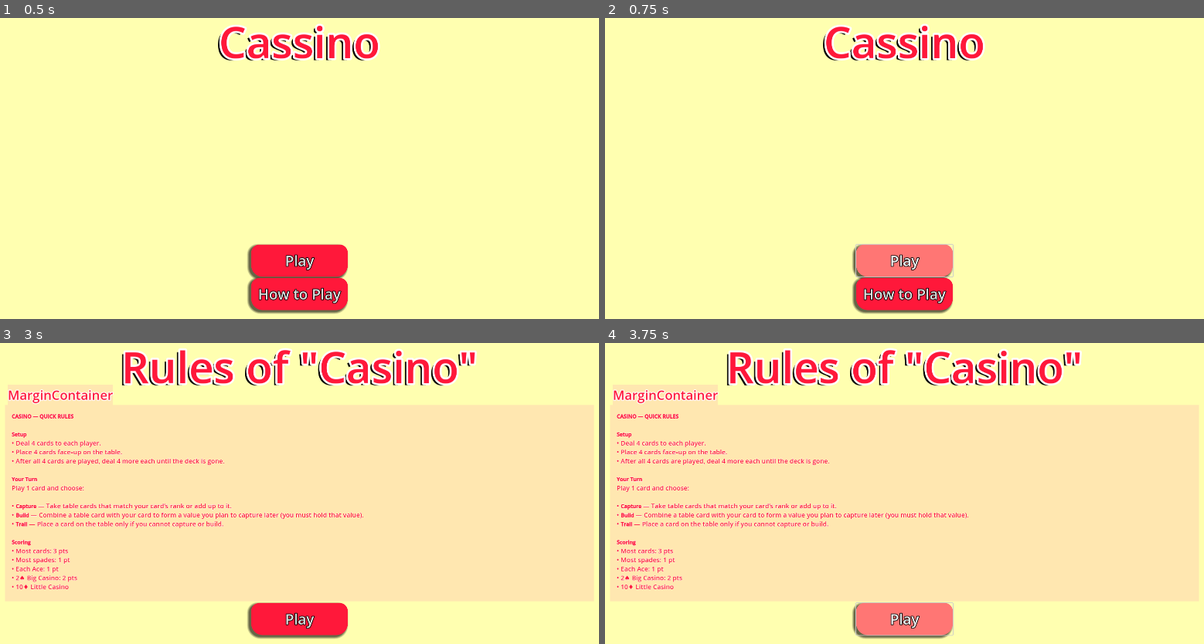
Above: before the commit, frames 1-4 (two rows, left to right).
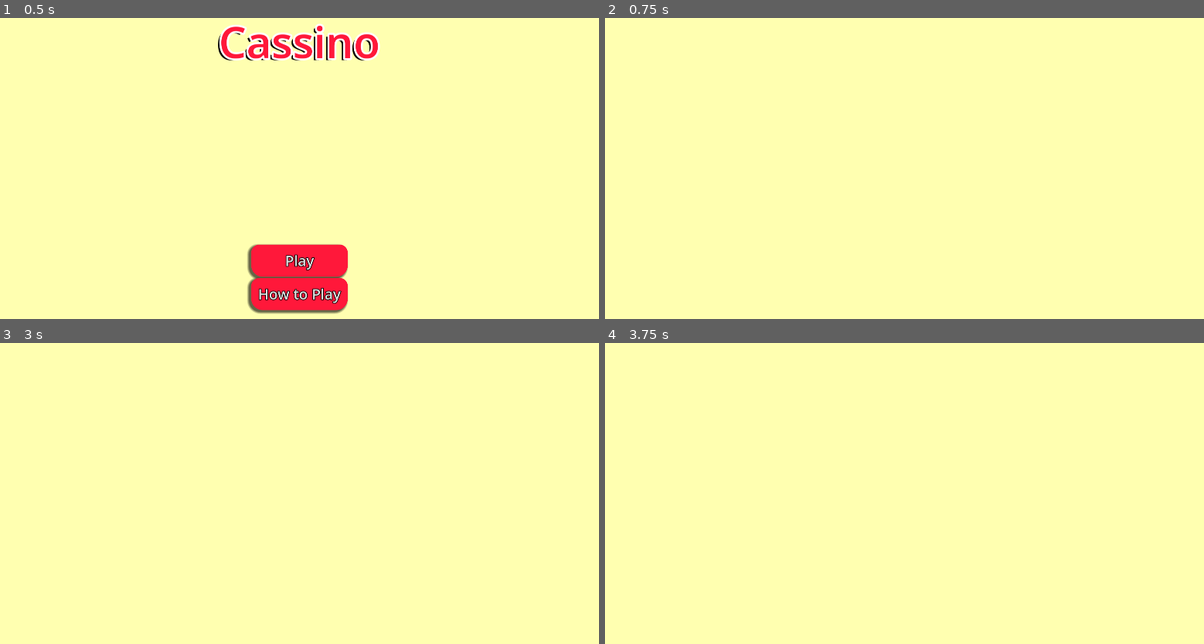
Above: after the commit, the same moments.

Repository: cbtechny/Cassinito
Game: Godot game, scene res://UI/start_menu.tscn
Two runs of this game, one before a commit and one after it. Both use one fixed random seed, a clock stepped at 60 frames per second and the inputs below. The project has no main scene, so this scene is started directly.
Inputs (mouse positions are in pixels of both pictures, inside the frame that each line leads up to):
- Up to frame 1 (0.5 s): no input
- Up to frame 2 (0.75 s): click "Play" at 0.5 s
- Up to frame 3 (3 s): click (299, 586) at 1.25 s, where only the run before the commit has a clickable "Play"; click (299, 586) at 2 s, where only the run before the commit has a clickable "Play"; click (299, 619) at 2.75 s, where only the run before the commit has a clickable "How to Play"
- Up to frame 4 (3.75 s): click (904, 619) at 3.5 s, where only the run before the commit has a clickable "Play"

Frame 1 is identical in both runs. In frame 2, 5.9% of the frame differs, in the area x 36-64%, y 1-99%; in frame 3, 9.9%; in frame 4, 9.9%, in the area x 1-80%, y 1-99%.

Commit message:
Enhance game entity structure by adding card management to Hand class and refining Entity initialization; update Cassino and start menu logic.

Diff:
--- a/Entities/Entity.gd
+++ b/Entities/Entity.gd
@@ -8,6 +8,8 @@
 var ace_count : int = 0
 var swipe_count : int = 0
 var card_pile_counter : int = 0
+var captured_cards_pile : Array[ CardData ]
+var swipe_cards_pile : Array[ CardData ]
 
 func _init( _name : String, is_player : bool):
 	player_name = _name
--- a/Game/Cassino.gd
+++ b/Game/Cassino.gd
@@ -1,5 +1,4 @@
 class_name Cassino extends Node
 
-var dealer = null
-var deck = null
+var deck = Deck.new()
 var cards_dealt : int = 0
--- a/Game/Hand.gd
+++ b/Game/Hand.gd
@@ -1,4 +1,23 @@
 class_name Hand
 
-var deck : Deck
 var cards : Array[ CardData ]
+var card_count : int = 0
+
+func get_card_count() -> int:
+	return card_count
+
+func add_card( new_card_object : CardData) -> void:
+	cards.append( new_card_object )
+
+func remove_card( card_object : CardData ) -> void:
+	if card_object:
+		cards.erase( card_object )
+		card_count -= 1
+
+func get_card_value( card_object : CardData) -> int:
+	var card_rank_value : int = 0
+	if card_object.rank == "ACE":
+		pass
+	else:
+		card_object.value = card_rank_value
+	return card_rank_value
--- a/UI/start_menu.gd
+++ b/UI/start_menu.gd
@@ -7,9 +7,8 @@
 
 
 func _on_play_button_pressed() -> void:
+	SceneManager.go_to_scene_id( 3 )
 	emit_signal( "game_begin" )
-	pass # Replace with function body.
-
 
 func _on_how_to_play_button_pressed() -> void:
 	SceneManager.go_to_scene_id( 1 )
